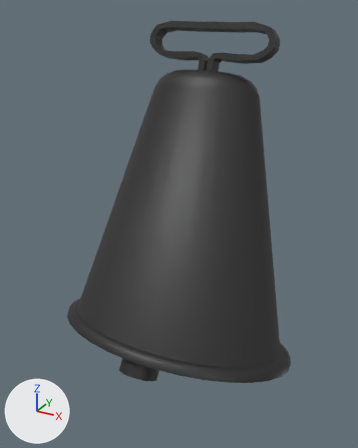
The FBX model assets/models/objects/campanas.fbx as it was, and as the next commit left it.
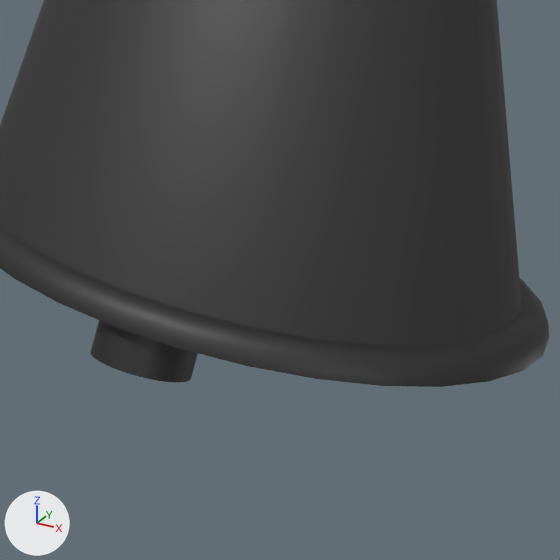
Each version appears first whole from a 50 mm camera at (1.86, -3.99, 1.83) aimed at (0.0, -0.59, 0.13), and next in a close-up on the part from 24% to 82% of the width and 53% to 100% of the height. Every picture has the same lights, and +X, +Y and +Z are marked at lower left. The last two pictures show the newer version.

The older version as bpy lines, for what is in view:
```python
me_cube_004 = bpy.data.meshes.new('Cube.004')
me_cube_004.from_pydata(...)  # 642 vertices, 664 faces; spans x -1.08..1.09, y -0.74..0.74, z -2.72..0.0
me_cube_004.materials.append(mat_material_004)  # dark grey #383838
me_cylinder_010 = bpy.data.meshes.new('Cylinder.010')
me_cylinder_010.from_pydata(...)  # 492 vertices, 450 faces; spans x -0.16..0.24, y -0.18..0.15, z -1.85..0.03
me_cylinder_010.materials.append(mat_material_004)  # dark grey #383838
ob_campana_001 = bpy.data.objects.new('Campana.001', me_cube_004)
ob_campana_001.location = (-0.002, -0.002, 1.702)
ob_campana_001.rotation_euler = (-0.263, 0.0, 0.0)  # degrees (-15, 0, 0)
ob_pendolo_001 = bpy.data.objects.new('Pendolo.001', me_cylinder_010)
ob_pendolo_001.parent = ob_campana_001
ob_pendolo_001.location = (0.00154, -0.00186, -1.133)
ob_pendolo_001.rotation_euler = (-0.3, 0.0, 0.0)  # degrees (-17, 0, 0)
```
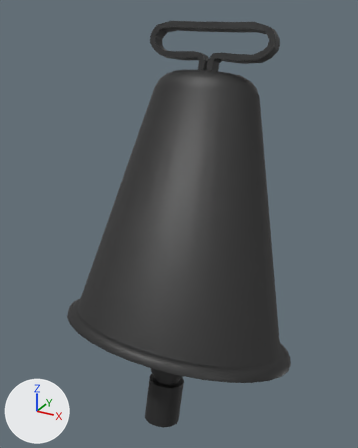
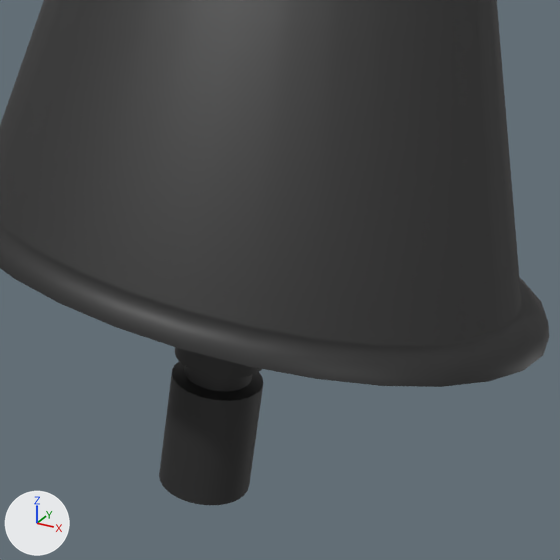
Boxes [x1, y1, x2, y2] around the edits, measured in the close-ups (560 x 560 px):
'Pendolo.001', moved, turned
    before: [90, 320, 198, 383]
    after: [159, 347, 263, 505]

Edits to the bpy script that builds the scene:
```text
Change ob_pendolo_001:
    ob_pendolo_001.rotation_euler: (-0.3, 0.0, 0.0) -> (0.0, 0.0, 0.0)  # degrees (-17, 0, 0) -> degrees (0, 0, 0)
    ob_pendolo_001.location: (0.00154, -0.00186, -1.133) -> (0.00246, 0.00192, -1.702)
```
